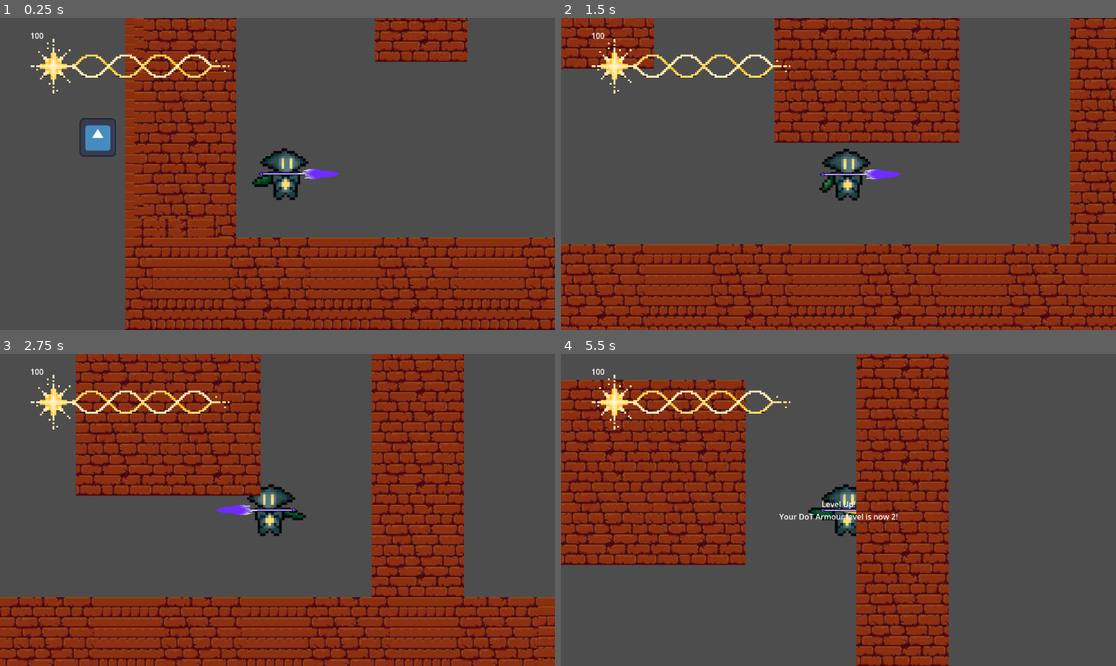
Above: before the commit, frames 1-4 (two rows, left to right).
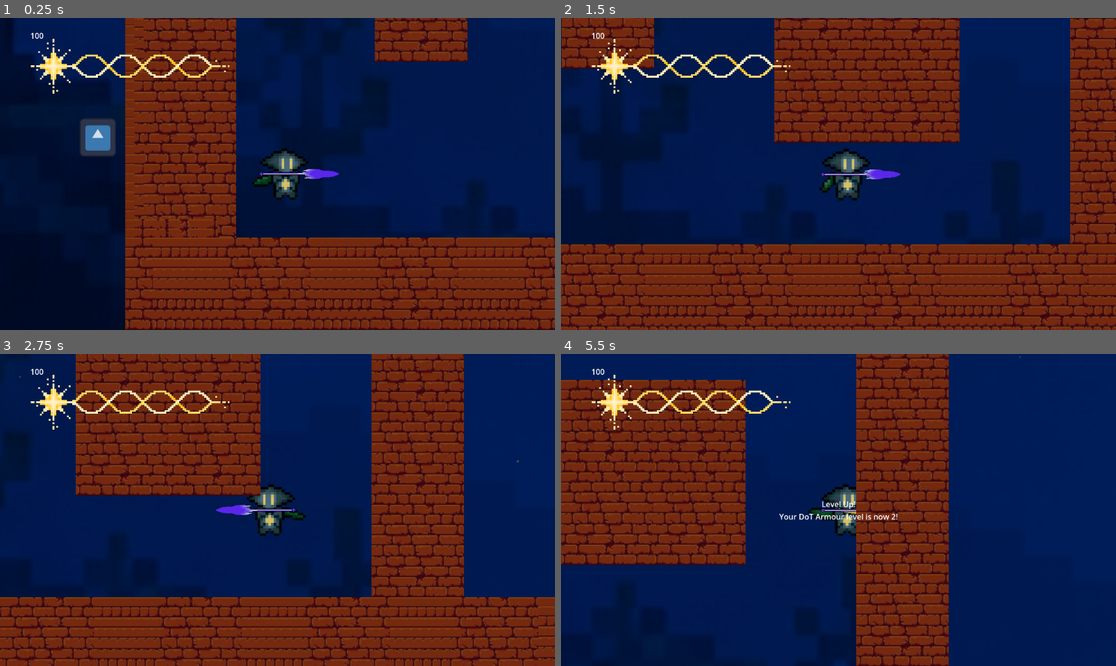
Above: after the commit, the same moments.

Repository: CommanderTuna999/Ocean-Game
Game: Godot game, scene res://Scenes/Game.tscn
The game is run twice, just before and just after one commit, with the same random seed, the same clock (stepped at 60 frames per second) and the same inputs. The engine's default icon, where the game draws it, is replaced by a stand-in: a white triangle on a blue panel in a dark square.
Inputs (mouse positions are in pixels of both pictures, inside the frame that each line leads up to):
- Up to frame 1 (0.25 s): no input
- Up to frame 2 (1.5 s): move the mouse to (960, 158) at 0.52 s; hold D (Right) from 0.53 s (still down); tap Q (Dash) at 0.6 s; tap W (Up) at 0.77 s; move the mouse to (727, 189) at 1.27 s; tap Space (Harpoon) at 1.35 s
- Up to frame 3 (2.75 s): tap W (Up) at 1.52 s; move the mouse to (333, 441) at 2.02 s; release D (Right) at 2.03 s; hold A (Left) from 2.03 s (still down); hold Shift (Shift) from 2.03 s (still down)
- Up to frame 4 (5.5 s): move the mouse to (810, 572) at 2.77 s; release A (Left) at 2.78 s; release Shift (Shift) at 2.78 s; hold D (Right) 2.78-4.28 s; tap N (armour_level_test) at 2.85 s; tap W (Up) at 3.02, 3.77, 4.52 s; move the mouse to (1005, 556) at 3.52 s; click (1005, 556) at 3.6 s; move the mouse to (672, 463) at 4.27 s; hold A (Left) 4.28-5.03 s; tap Q (Dash) at 4.35 s; move the mouse to (866, 510) at 5.02 s; hold D (Right) from 5.03 s (still down); tap Space (Harpoon) at 5.1 s

The runs differ from the first frame. In frame 1, 61% of the frame differs, in the area x 0-100%, y 0-100%; in frame 2, 52%; in frame 3, 52%; in frame 4, 65%.

Commit message:
paralex scrollign and particles

Diff:
--- a/main game---ocean-thing/Scenes/Game.tscn
+++ b/main game---ocean-thing/Scenes/Game.tscn
@@ -12,6 +12,7 @@
 [ext_resource type="Script" uid="uid://ppdc2n30qyie" path="res://Scripts/test_armour_1.gd" id="6_2irst"]
 [ext_resource type="Texture2D" uid="uid://b402fgvpvj5jx" path="res://icon.svg" id="7_bf53h"]
 [ext_resource type="Script" uid="uid://by4l5aip8ooh3" path="res://Scripts/sprite_2d(test_armour).gd" id="8_71axn"]
+[ext_resource type="Texture2D" uid="uid://dd8auqqsx1etd" path="res://Assets/Placeholderbgv2.png" id="13_3cx6b"]
 
 [sub_resource type="ParticleProcessMaterial" id="ParticleProcessMaterial_3cx6b"]
 particle_flag_disable_z = true
@@ -132,11 +133,21 @@
 [sub_resource type="RectangleShape2D" id="RectangleShape2D_2irst"]
 size = Vector2(75, 73)
 
+[sub_resource type="ParticleProcessMaterial" id="ParticleProcessMaterial_wxwew"]
+particle_flag_disable_z = true
+emission_shape = 3
+emission_box_extents = Vector3(600, 50, 1)
+direction = Vector3(0, -1, 0)
+spread = 30.0
+initial_velocity_min = 3.0
+initial_velocity_max = 8.0
+scale_min = 0.03
+scale_max = 0.03
+
 [node name="Game" type="Node2D" unique_id=1539891490]
 
 [node name="Player" parent="." unique_id=982439447 instance=ExtResource("1_gl6un")]
 position = Vector2(-3920, 844)
-collision_mask = 10
 
 [node name="Spear" parent="Player" unique_id=1804206196 instance=ExtResource("2_71axn")]
 position = Vector2(-0.21830654, 0.45456308)
@@ -319,3 +330,26 @@
 [node name="CollisionShape2D" type="CollisionShape2D" parent="DoT_Armour" unique_id=1909451576]
 position = Vector2(-4235, 780)
 shape = SubResource("RectangleShape2D_2irst")
+
+[node name="CanvasModulate" type="CanvasModulate" parent="." unique_id=1139349716]
+color = Color(0.8327273, 0.86699224, 0.9217689, 1)
+
+[node name="BackgroundParallex" type="Parallax2D" parent="." unique_id=806147997]
+scale = Vector2(0.28337643, 0.28337643)
+scroll_scale = Vector2(0.7, 0.7)
+
+[node name="DistantSilhoutte" type="Sprite2D" parent="BackgroundParallex" unique_id=1700195247]
+modulate = Color(0.23784047, 0.37488055, 0.5483943, 1)
+z_index = -10
+position = Vector2(3807.6567, -8885.707)
+scale = Vector2(25.928474, 28.071966)
+texture = ExtResource("13_3cx6b")
+
+[node name="GPUParticles2D" type="GPUParticles2D" parent="." unique_id=743130315]
+modulate = Color(0.24113, 0.46937478, 0.999983, 0.99607843)
+position = Vector2(-3461, -285.99994)
+scale = Vector2(9.006215, 28.640003)
+amount = 250
+texture = ExtResource("5_3so38")
+lifetime = 8.0
+process_material = SubResource("ParticleProcessMaterial_wxwew")
--- a/main game---ocean-thing/Scripts/player.gd
+++ b/main game---ocean-thing/Scripts/player.gd
@@ -541,7 +541,7 @@
 	#clownfish
 	if body.is_in_group("clownfish"):
 		damage = clownfish_damage
-		kbstrength = 750
+		kbstrength = 500
 	elif body.is_in_group("shark"):
 		damage = shark_damage
 		kbstrength = 2000
--- a/main game---ocean-thing/project.godot
+++ b/main game---ocean-thing/project.godot
@@ -94,5 +94,6 @@
 [rendering]
 
 rendering_device/driver.windows="d3d12"
+environment/defaults/default_clear_color=Color(0.14901961, 0.23137255, 0.3529412, 1)
 2d/snap/snap_2d_transforms_to_pixel=true
 2d/snap/snap_2d_vertices_to_pixel=true
Binary file added: main game---ocean-thing/Assets/Placeholderbg.png
Not shown, added: main game---ocean-thing/Assets/Placeholderbg.png.import
Binary file added: main game---ocean-thing/Assets/Placeholderbgv2.png
Not shown, added: main game---ocean-thing/Assets/Placeholderbgv2.png.import
